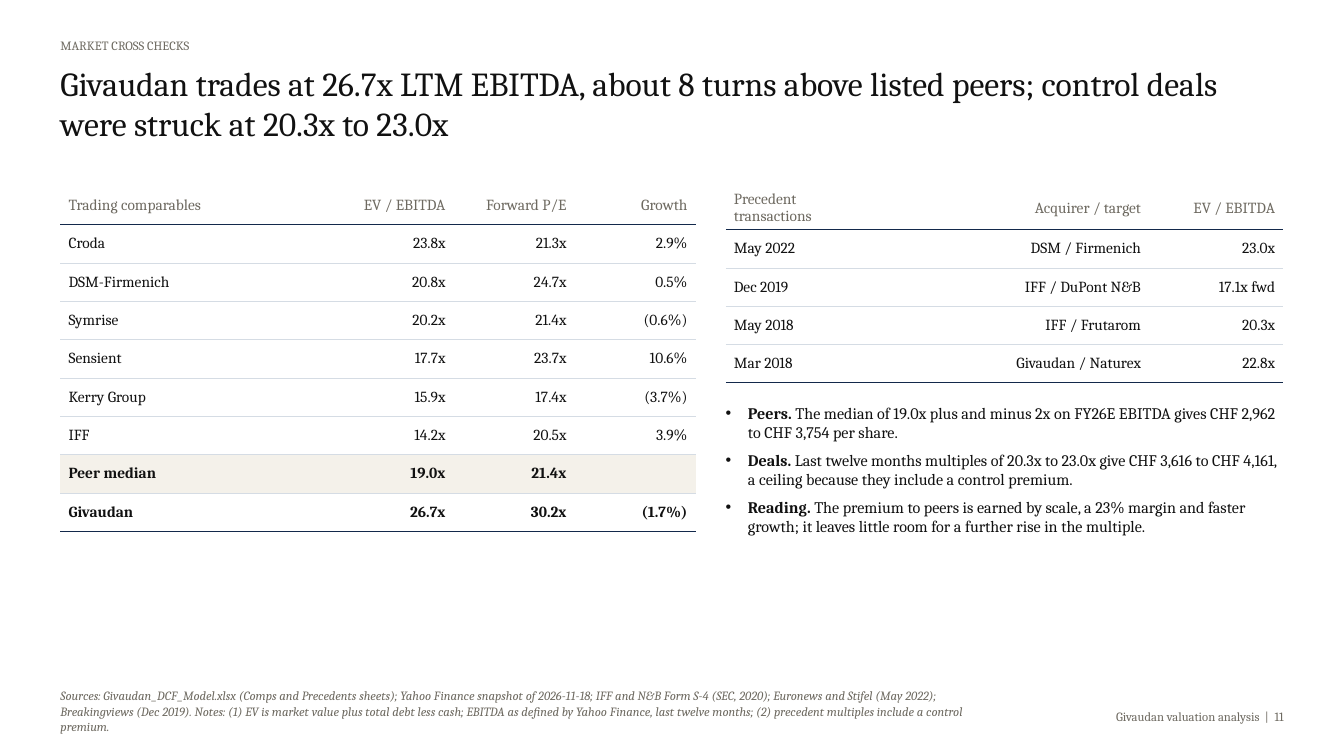
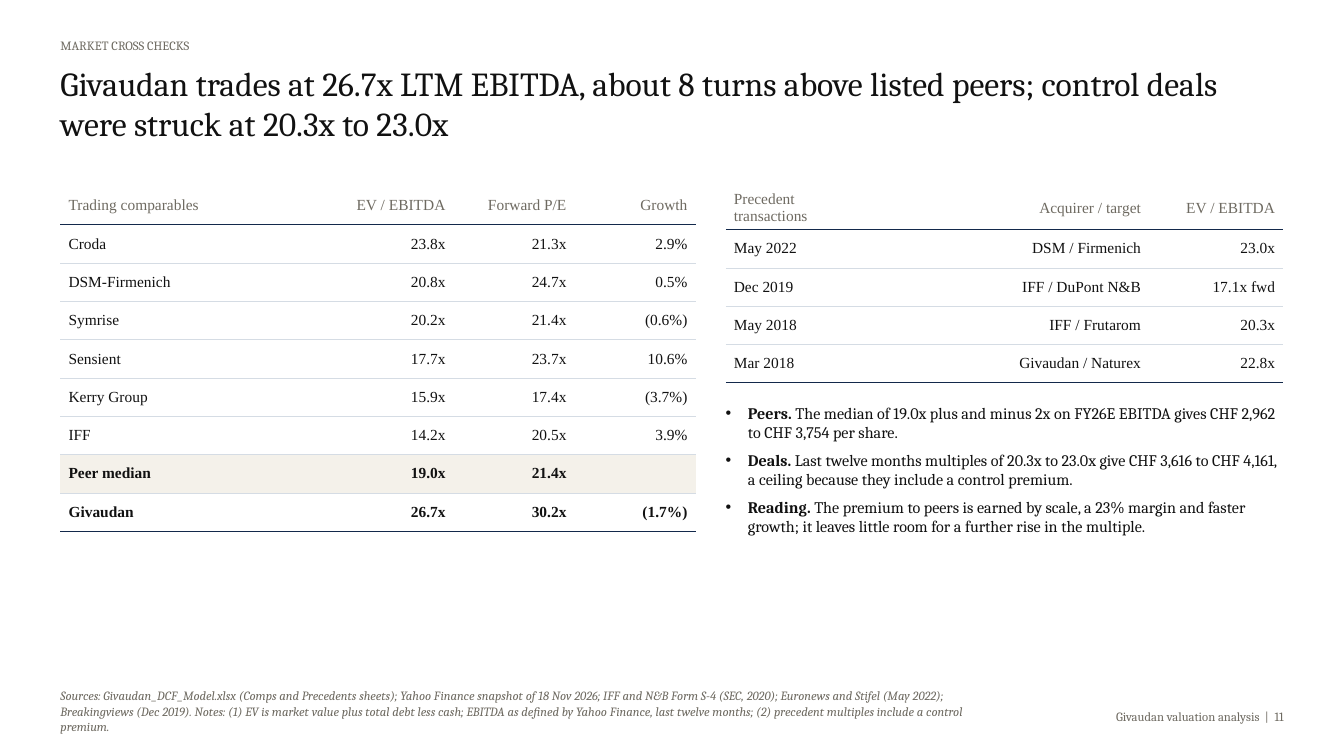
Before and after one commit to pascalielric/financelab, a slide deck: slide 11 of downloads/Givaudan_Valuation_Deck.pptx. Drawn at 1344x756 pixels with LibreOffice and Linux fonts; fonts in the diff are those of the drawing. Boxes give left, top, right and bottom in pixels: in the first picture for what was removed or moved away, otherwise in the second. Text is boxed around its words. In the diff, an @@ line names an element or a change of style, - is before the commit and + after.

```diff
--- a/downloads/Givaudan_Valuation_Deck.pptx
+++ b/downloads/Givaudan_Valuation_Deck.pptx
@@ table at box(60, 187, 696, 531) @@
@@ font Cambria to Times New Roman @@
@@ table at box(726, 187, 1284, 378) @@
@@ font Cambria to Times New Roman @@
@@ text at box(60, 691, 962, 734): text changed @@
-Sources: Givaudan_DCF_Model.xlsx (Comps and Precedents sheets); Yahoo Finance snapshot of 2026-11-18; IFF and N&B Form S-4 (SEC, 2020); Euronews and Stifel (May 2022); Breakingviews (Dec 2019). Notes: (1) EV is market value plus total debt less cash; EBITDA as defined by Yahoo Finance, last twelve months; (2) precedent multiples include a control premium.
+Sources: Givaudan_DCF_Model.xlsx (Comps and Precedents sheets); Yahoo Finance snapshot of 18 Nov 2026; IFF and N&B Form S-4 (SEC, 2020); Euronews and Stifel (May 2022); Breakingviews (Dec 2019). Notes: (1) EV is market value plus total debt less cash; EBITDA as defined by Yahoo Finance, last twelve months; (2) precedent multiples include a control premium.
```
Also in this commit, not shown: 13 other slides changed, 19 other files.
